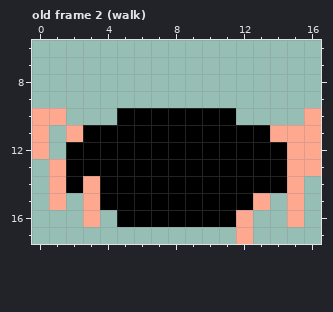
Two versions of one pixel-art file, assets/concept/enemy.ase. Above, as it was before the edit.
17x18 pixels, 10 frames. Shown: old frame 2 (walk): x 0..16, y 6..17.
Once edited:
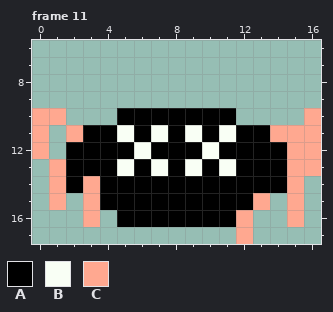
Palette (. is transparent): A #000000  B #f9fff5  C #ffa890
A new or re-ordered frame is compared with the old frame closest to it.
Change:
frames 10 -> 11
Frame 11 is new; against old frame 2 (walk), layer "Layer":
The edit turns colour A into colour B in row 11 at x 5, 7, 9 and 11; in row 12 at x 6 and 10; in row 13 at x 5, 7, 9 and 11.
